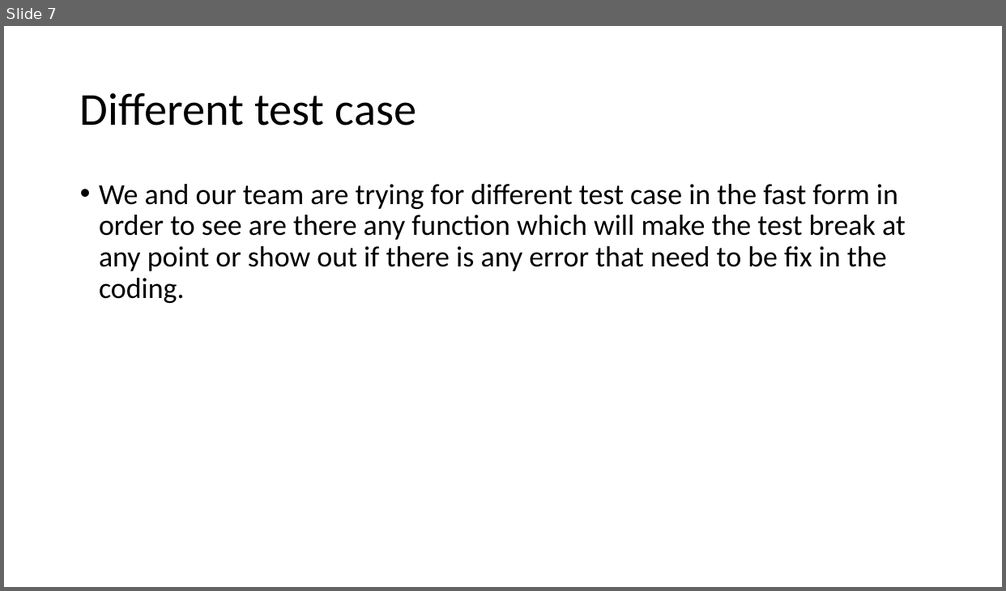
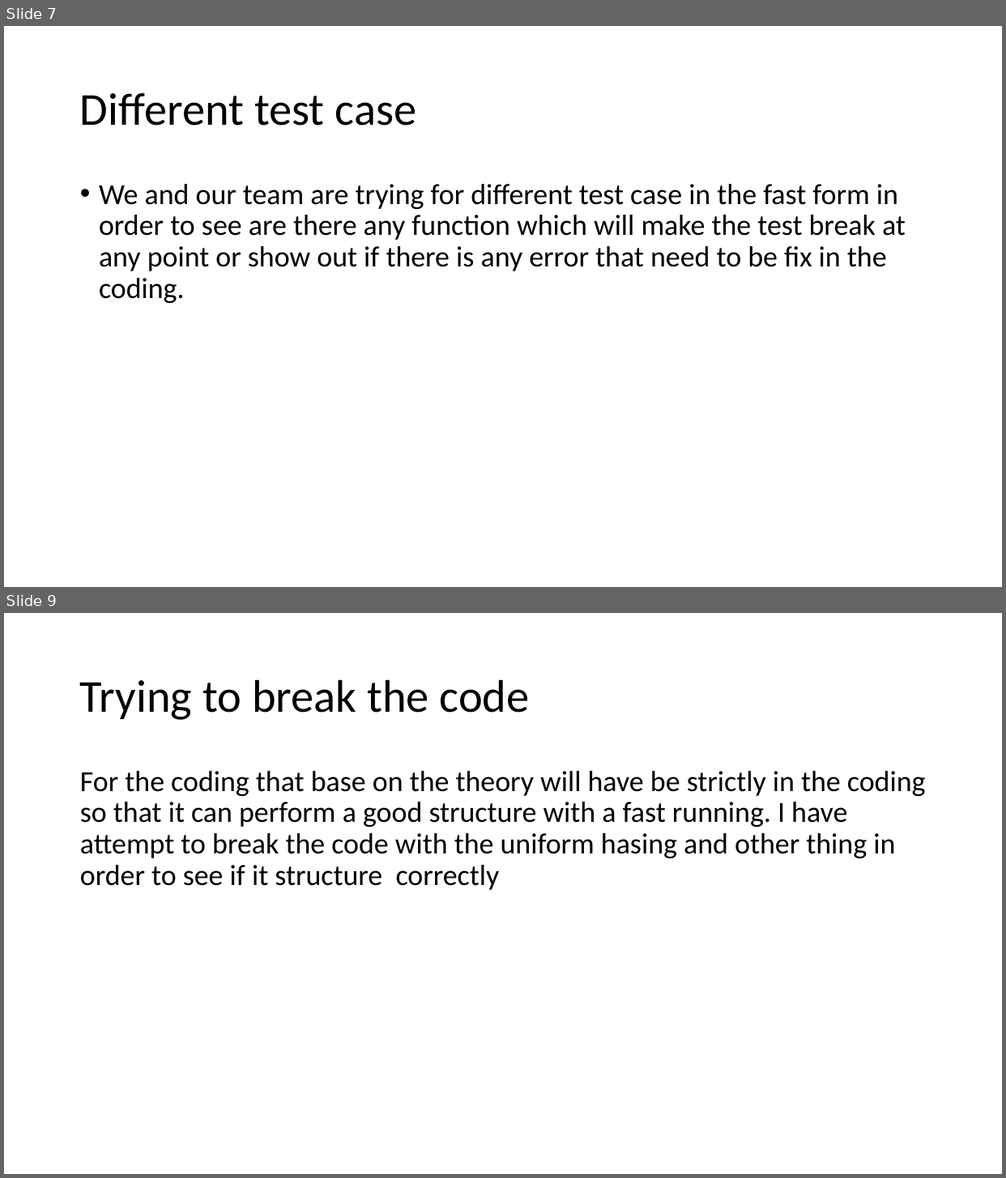
Before and after one commit to cu-numcomp/spring22-project-khoiphan171199, a slide deck: Fast Transform.pptx. Shown one above the other, each under a label of ours: slide 7 before the commit, slides 7 and 9 after it; the slides between them are not shown. The pictures are 1006x591 and 1006x1178 pixels, drawn with LibreOffice and Linux fonts; fonts in the diff are those of the drawing. Boxes give left, top, right and bottom in pixels: in the first picture for what was removed or moved away, otherwise in the second. Text is boxed around its words. In the diff, an @@ line names an element or a change of style, - is before the commit and + after.

```diff
--- a/Fast Transform.pptx
+++ b/Fast Transform.pptx
@@ slide 9 added at (4,613,1002,1174), background #FFFFFF @@
@@ title added at (80,679,530,720), 44 pt, text #000000 @@
+Trying to break the code
@@ text added at (80,771,926,890), 28 pt, text #000000 @@
+For the coding that base on the theory will have be strictly in the coding so that it can perform a good structure with a fast running. I have attempt to break the code with the uniform hasing and other thing in order to see if it structure correctly
```
Also in this commit, not shown: 2 other slides added.
